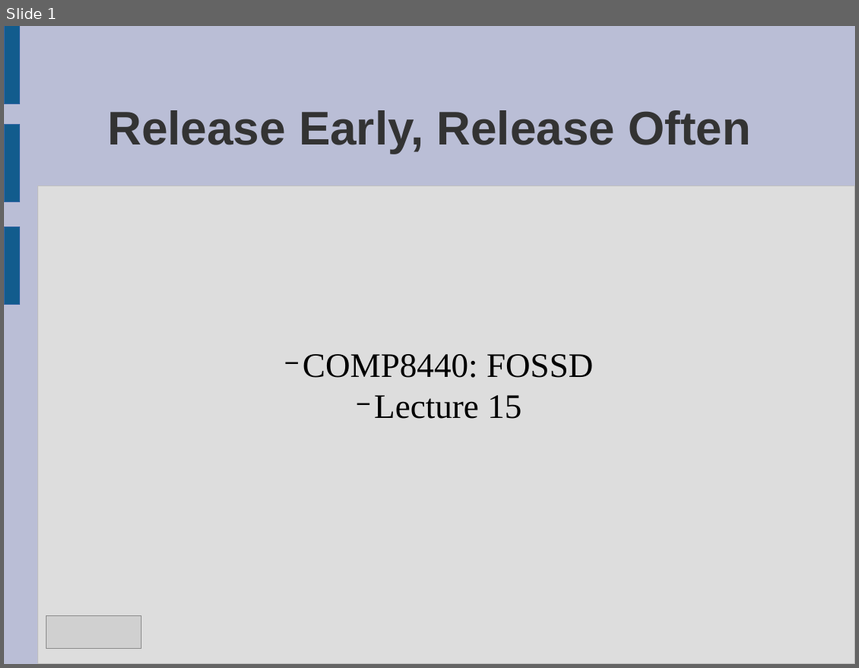
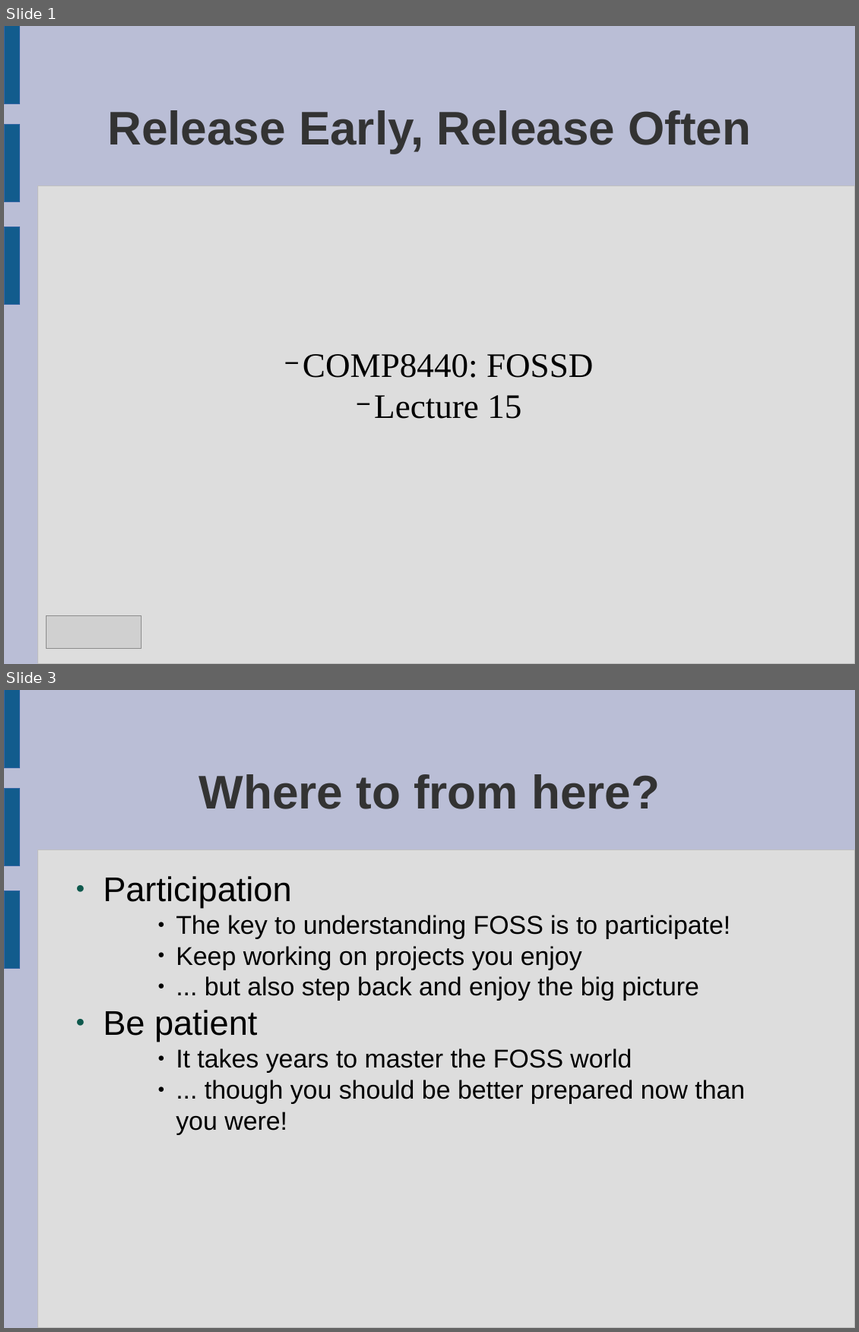
Before and after one commit to laurencesmart/comp8440, a slide deck: lectures/release_early.odp. Shown one above the other, each under a label of ours: slide 1 before the commit, slides 1 and 3 after it; the slides between them are not shown. The pictures are 859x668 and 859x1332 pixels, drawn with LibreOffice and Linux fonts; fonts in the diff are those of the drawing; grey boxes stand for pictures. Boxes give left, top, right and bottom in pixels: in the first picture for what was removed or moved away, otherwise in the second. Text is boxed around its words. In the diff, an @@ line names an element or a change of style, - is before the commit and + after.

```diff
--- a/lectures/release_early.odp
+++ b/lectures/release_early.odp
@@ slide 3 added at (4,690,855,1328), background #BABED6; not listed: 4 template elements that a slide beside it also shows @@
@@ title added at (199,774,660,809), 44 pt, text #333333, bold @@
+Where to from here?
@@ text added at (103,876,745,1135), 24 pt, text #000000 @@
+● Participation
+    ● The key to understanding FOSS is to participate!
+    ● Keep working on projects you enjoy
+    ● ... but also step back and enjoy the big picture
+● Be patient
+    ● It takes years to master the FOSS world
+    ● ... though you should be better prepared now than you were!
```
Also in this commit, not shown: 3 other slides added.
